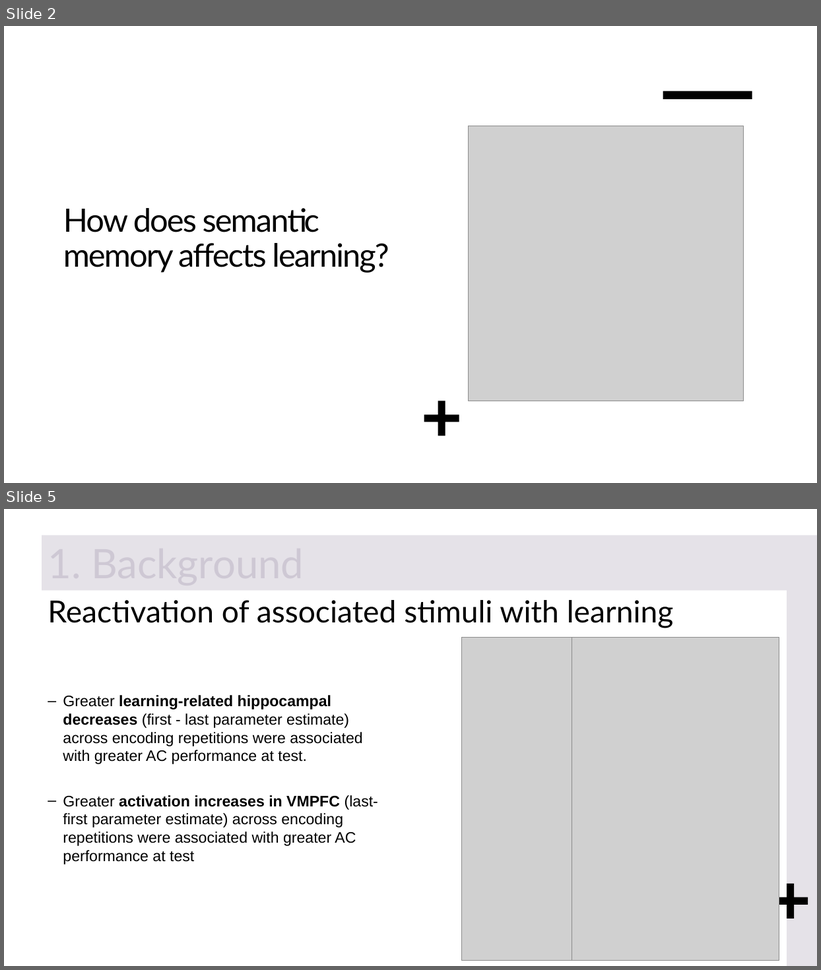
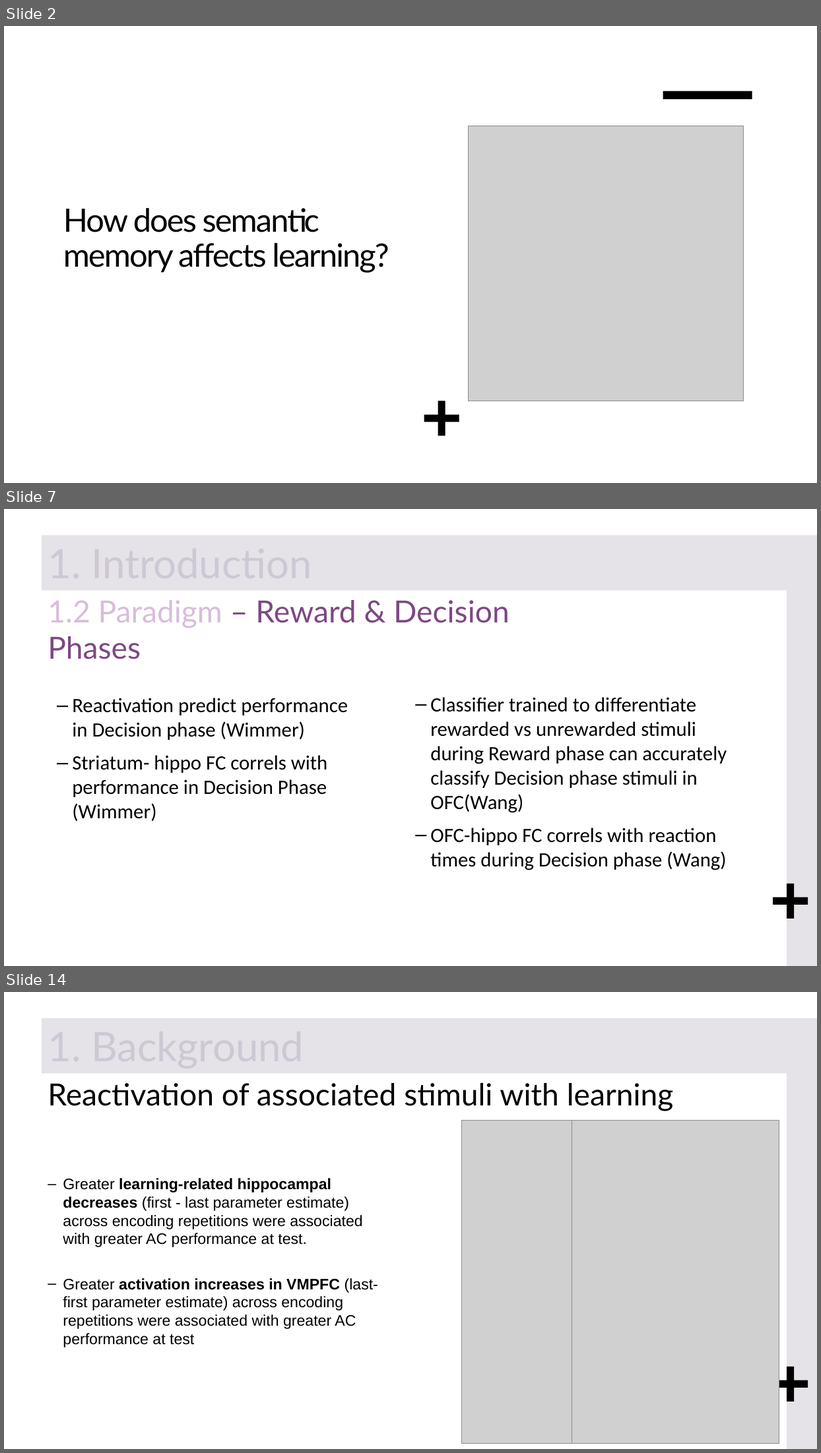
Before and after one commit to FlorianLeprevost/SemLink, a slide deck: BIONpres.pptx. Shown one above the other, each under a label of ours: slides 2 and 5 before the commit, slides 2, 7 and 14 after it; the slides between them are not shown. The pictures are 821x970 and 821x1453 pixels, drawn with LibreOffice and Linux fonts; fonts in the diff are those of the drawing; grey boxes stand for pictures. Boxes give left, top, right and bottom in pixels: in the first picture for what was removed or moved away, otherwise in the second. Text is boxed around its words. In the diff, an @@ line names an element or a change of style, - is before the commit and + after.

```diff
--- a/BIONpres.pptx
+++ b/BIONpres.pptx
@@ slide 7 added at box(4, 509, 817, 966), background #FFFFFF; not listed: 2 template elements that a slide beside it also shows @@
@@ rectangle added at box(42, 535, 817, 591), fill #E5E2E8 @@
@@ title added at box(48, 600, 509, 659), 36 pt, text #7D4883 @@
+1.2 Paradigm – Reward & Decision Phases
@@ text added at box(72, 698, 348, 821), 24 pt, text #000000 @@
+– Reactivation predict performance in Decision phase (Wimmer)
+– Striatum- hippo FC correls with performance in Decision Phase (Wimmer)
@@ text added at box(430, 697, 727, 871), 24 pt, text #000000 @@
+– Classifier trained to differentiate rewarded vs unrewarded stimuli during Reward phase can accurately classify Decision phase stimuli in OFC(Wang)
+– OFC-hippo FC correls with reaction times during Decision phase (Wang)
@@ what was slide 5 is now slide 14 @@
```
Also in this commit, not shown: 1 slide changed, 9 other slides added, 2 slides removed.
